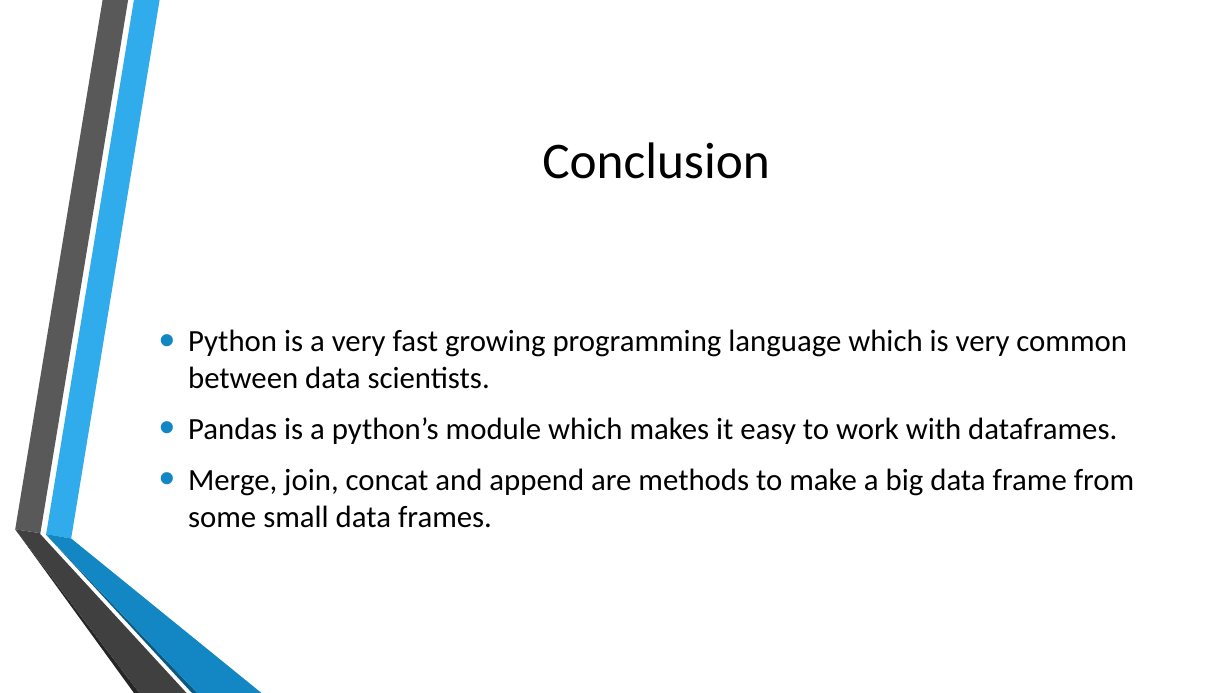
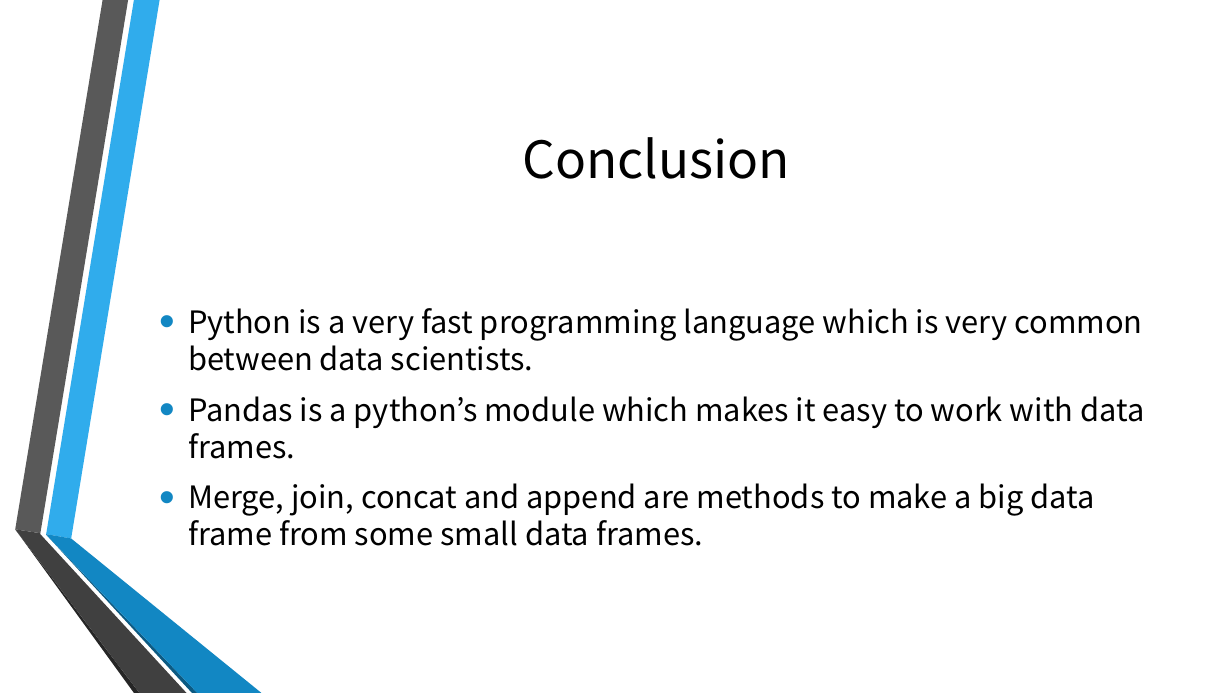
Before and after one commit to ParisaGY/MontgomeryCollege, a slide deck: slide 8 of Presentation.pptx. Drawn at 1232x693 pixels with LibreOffice and Linux fonts; fonts in the diff are those of the drawing; background and template pictures are left out. Boxes give left, top, right and bottom in pixels: in the first picture for what was removed or moved away, otherwise in the second. Text is boxed around its words. In the diff, an @@ line names an element or a change of style, - is before the commit and + after.

Commit message:
update2

```diff
--- a/Presentation.pptx
+++ b/Presentation.pptx
@@ title "Conclusion" at (522, 137, 789, 179): font Calibri to Noto Sans CJK JP @@
@@ text at (188, 308, 1144, 459): text changed; font Calibri to Noto Sans CJK JP @@
-• Python is a very fast growing programming language which is very common between data scientists.
-• Pandas is a python’s module which makes it easy to work with dataframes.
+• Python is a very fast programming language which is very common between data scientists.
+• Pandas is a python’s module which makes it easy to work with data frames.
@@ text at (188, 483, 1094, 546): font Calibri to Noto Sans CJK JP in "Merge, join, concat and append are methods ..." @@
```
Also in this commit, not shown: 3 other slides changed, 2 slides added, 1 slide removed.
